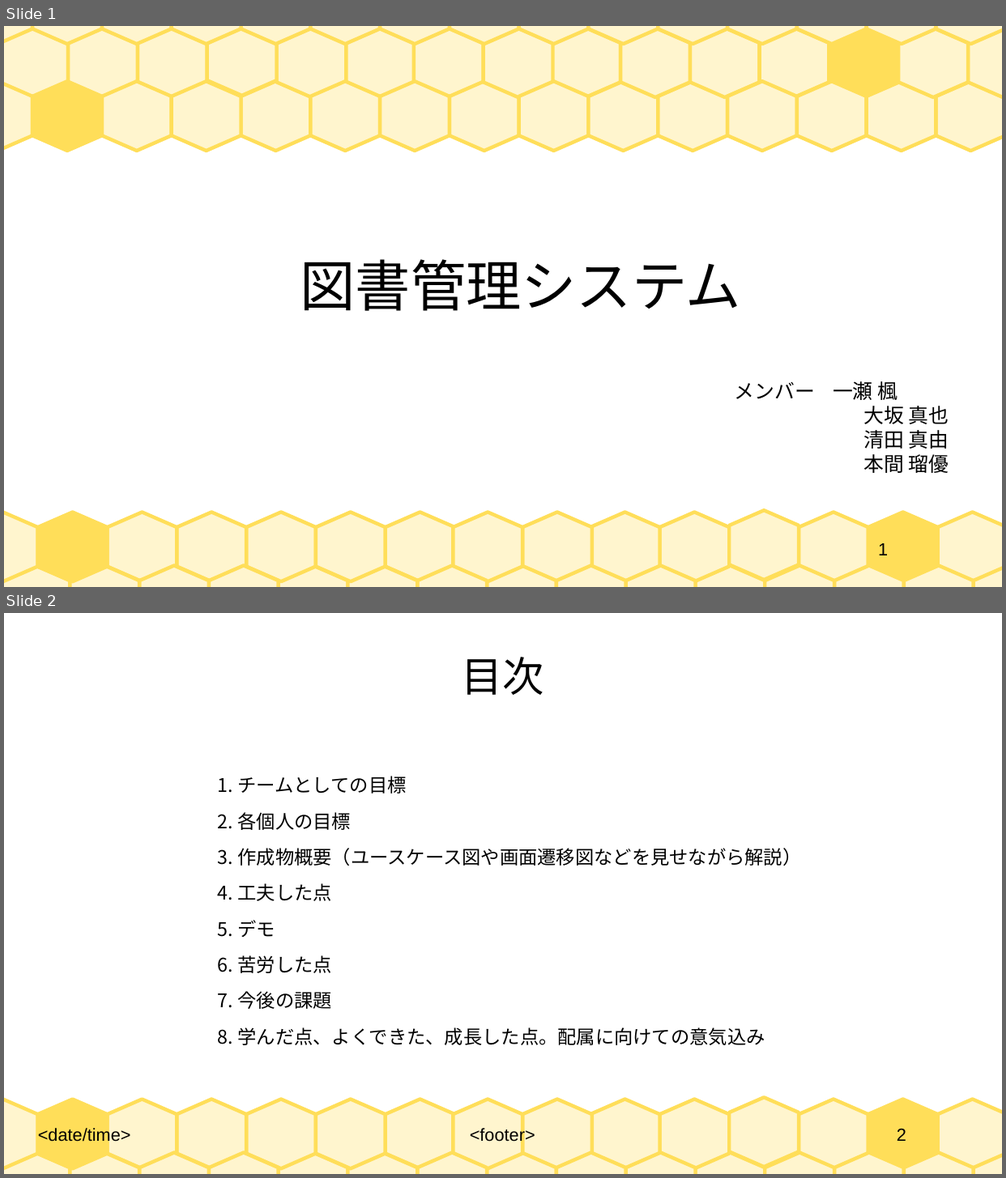
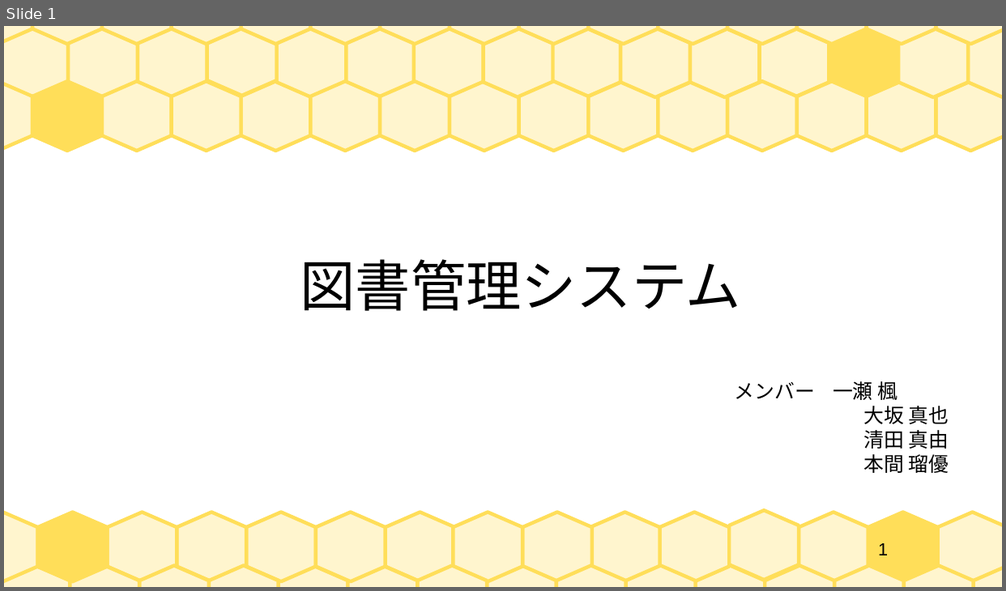
Before and after one commit to 2022java42-student008/LibraryProject, a slide deck: 図書管理システム - コピー.odp. Shown one above the other, each under a label of ours: slides 1 and 2 before the commit, slide 1 after it. The pictures are 1006x1178 and 1006x591 pixels, drawn with LibreOffice and Linux fonts; fonts in the diff are those of the drawing. Boxes give left, top, right and bottom in pixels: in the first picture for what was removed or moved away, otherwise in the second. Text is boxed around its words. In the diff, an @@ line names an element or a change of style, - is before the commit and + after.

```diff
--- a/図書管理システム - コピー.odp
+++ b/図書管理システム - コピー.odp
@@ slide 2 removed at (4,613,1002,1174), background #FFFFFF; not listed: 14 template elements that a slide beside it also shows @@
@@ title removed at (462,657,544,695) @@
-目次
@@ text removed at (218,776,802,1046) @@
-1. チームとしての目標
-2. 各個人の目標
-3. 作成物概要（ユースケース図や画面遷移図などを見せながら解説）
-4. 工夫した点
-5. デモ
-6. 苦労した点
-7. 今後の課題
-8. 学んだ点、よくできた、成長した点。配属に向けての意気込み
@@ text removed at (38,1127,131,1144) @@
-<date/time>
@@ text removed at (470,1127,535,1145) @@
-<footer>
@@ page number removed at (897,1129,906,1141) @@
-2
@@ group removed at (4,1097,1002,1174): 16 freeform shapes @@
```
Also in this commit, not shown: 3 slides changed, 16 slides added.
